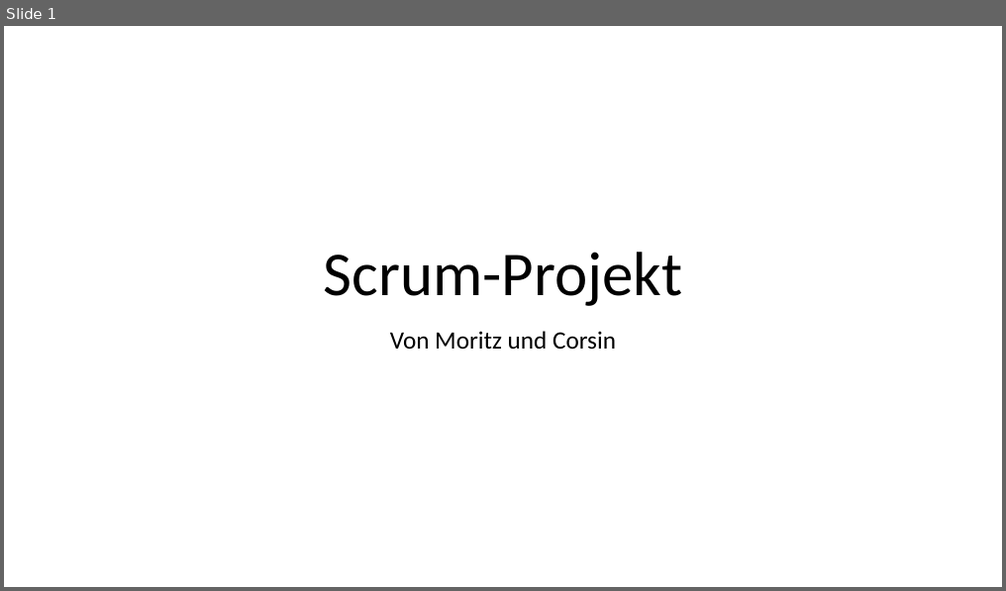
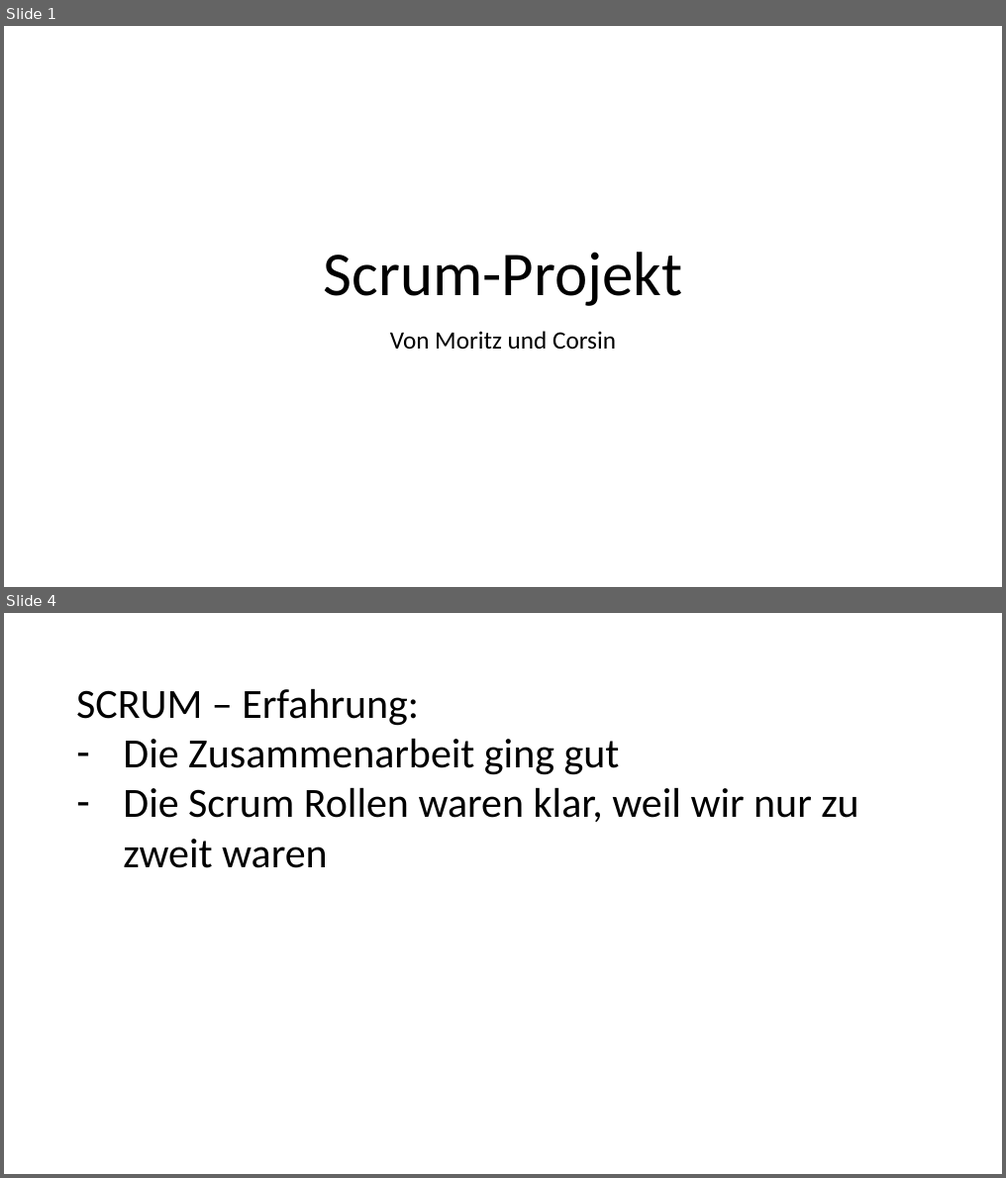
Before and after one commit to m0ritzmac/schule_website, a slide deck: Präsentation Scrum-Projekt.pptx. Shown one above the other, each under a label of ours: slide 1 before the commit, slides 1 and 4 after it; the slides between them are not shown. The pictures are 1006x591 and 1006x1178 pixels, drawn with LibreOffice and Linux fonts; fonts in the diff are those of the drawing. Boxes give left, top, right and bottom in pixels: in the first picture for what was removed or moved away, otherwise in the second. Text is boxed around its words. In the diff, an @@ line names an element or a change of style, - is before the commit and + after.

```diff
--- a/Präsentation Scrum-Projekt.pptx
+++ b/Präsentation Scrum-Projekt.pptx
@@ slide 4 added at [4,613,1002,1174], background #FFFFFF @@
@@ text added at [76,689,858,868], 40 pt, text #000000 @@
+SCRUM – Erfahrung:
+– Die Zusammenarbeit ging gut
+– Die Scrum Rollen waren klar, weil wir nur zu zweit waren
```
Also in this commit, not shown: 4 other slides added, 3 slides removed, 1 other file.
